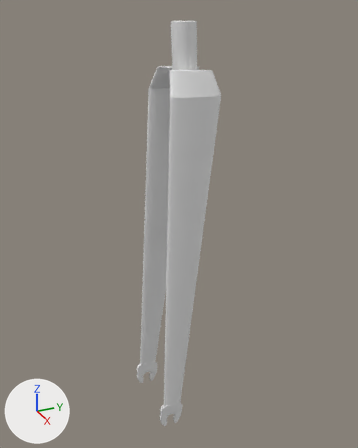
Two versions of the OBJ model models/parts/fork_02.obj, one commit apart.
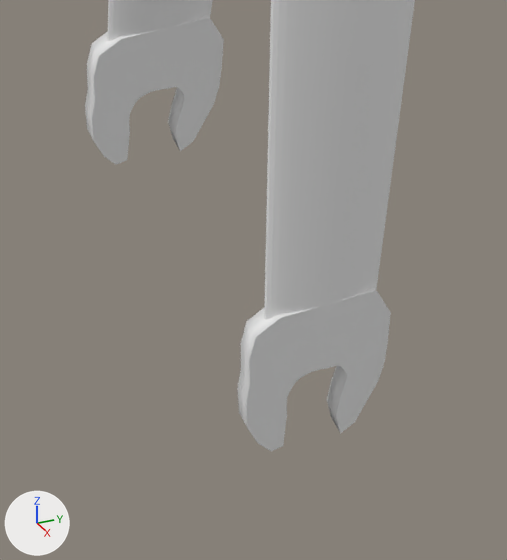
Each version appears first whole from a 50 mm lens placed at (0.861, -0.4, 0.116), pointed at (-0.009, -0.008, -0.319), and next in a close-up on the part from 35% to 56% of the width and 80% to 99% of the height. Arrows for +X, +Y and +Z are at lower left; the lights stay in place. Where no turn or scale is listed for an object, it has been applied to the vertices.
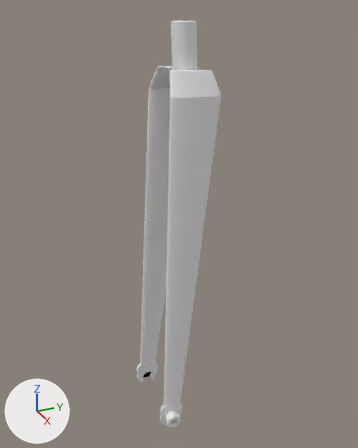
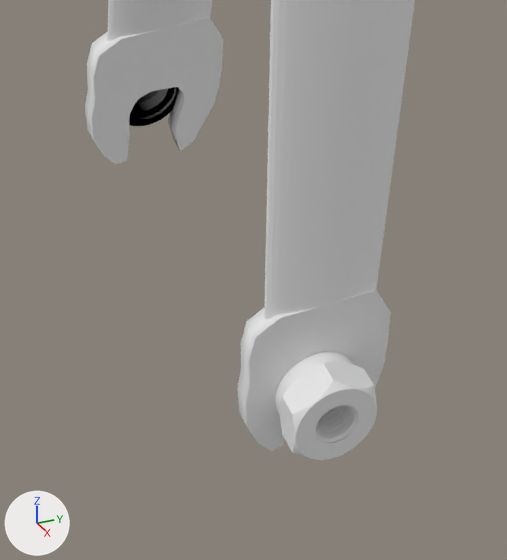
Where the change shows, as pixel boxes [x1, y1, x2, y2] in the close-ups (507 x 560 px):
'Nut', added: after [275, 351, 377, 460]
'Nut.001', added: after [129, 87, 179, 126]

The change, as a list of edits to the scene's bpy script:
```text
Add mat_default_obj_001:
    mat_default_obj_001 = principled_material('Default_OBJ.001')
    mat_default_obj_001.base_color = (0.8, 0.8, 0.8)  # white #e7e7e7
    mat_default_obj_001.roughness = 1.0
Add me_nut_001:
    me_nut_001.from_pydata(...)  # 1952 vertices, 1934 faces; spans x -0.0982..-0.0785, y -0.0829..-0.0525, z -0.7704..-0.7355
    me_nut_001.materials.append(mat_default_obj_001)  # white #e7e7e7
Add me_nut:
    me_nut.from_pydata(...)  # 1952 vertices, 1934 faces; spans x 0.0788..0.0985, y -0.0829..-0.0525, z -0.7704..-0.7355
    me_nut.materials.append(mat_default_obj_001)  # white #e7e7e7
Add ob_nut_001:
    ob_nut_001 = bpy.data.objects.new('Nut.001', me_nut_001)
    ob_nut_001.location = (0.0, 0.0, 0.0)
Add ob_nut:
    ob_nut = bpy.data.objects.new('Nut', me_nut)
    ob_nut.location = (0.0, 0.0, 0.0)
```
